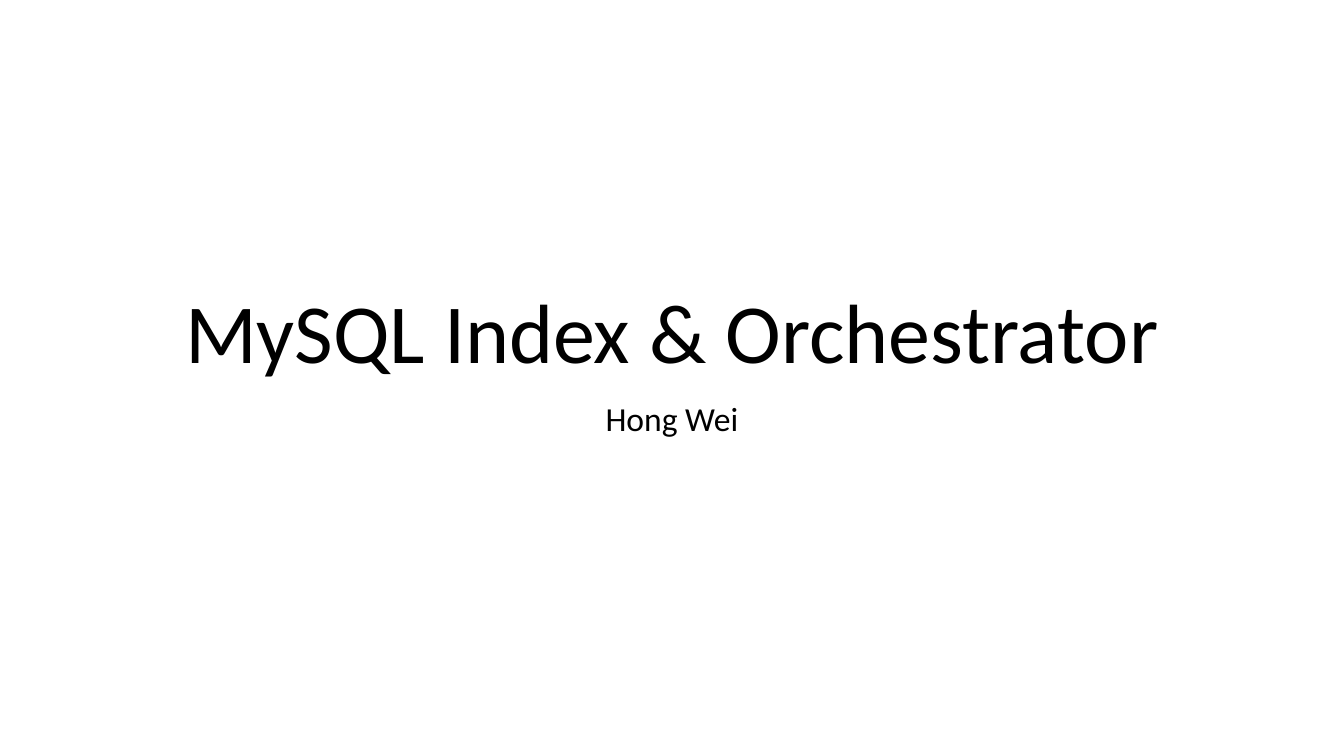
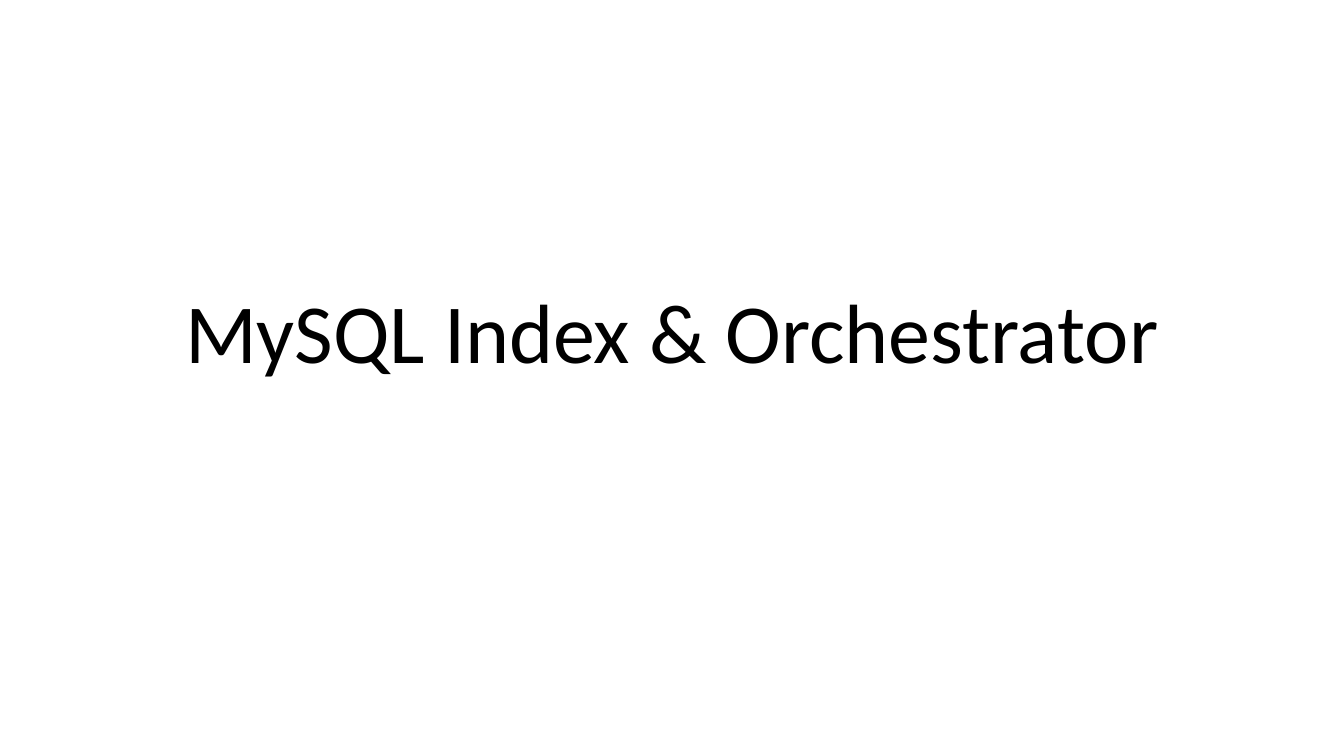
Before and after one commit to virh/case-study, a slide deck: slide 1 of vitess/MySQL Index & Orchestrator.pptx. Drawn at 1344x756 pixels with LibreOffice and Linux fonts; fonts in the diff are those of the drawing. Boxes give left, top, right and bottom in pixels: in the first picture for what was removed or moved away, otherwise in the second. Text is boxed around its words. In the diff, an @@ line names an element or a change of style, - is before the commit and + after.

```diff
--- a/vitess/MySQL Index & Orchestrator.pptx
+++ b/vitess/MySQL Index & Orchestrator.pptx
@@ subtitle removed at box(606, 408, 738, 437) @@
-Hong Wei
```
Also in this commit, not shown: 12 slides added.
